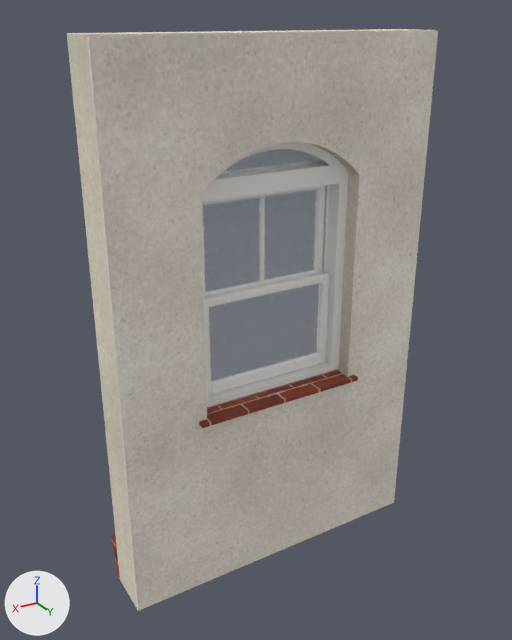
The glTF model kits/fabrica/pieces/o_u1_window.glb as it was, and as the next commit left it.
Camera for both pictures: a 50 mm camera at (2.05, 3.43, 3.03) aimed at (0.06, 0.1, 1.36). Lighting does not change. The marker at lower left points along +X, +Y and +Z. The older version comes first. Where no turn or scale is listed for an object, it has been applied to the vertices. Vertices at exactly the same position are counted once.

Names of what the first picture shows: 'o_u1_window_brick', 'o_u1_window_frame', 'o_u1_window_glass', 'o_u1_window_plaster', 'o_u1_window_sash', 'o_u1_window_trim'.
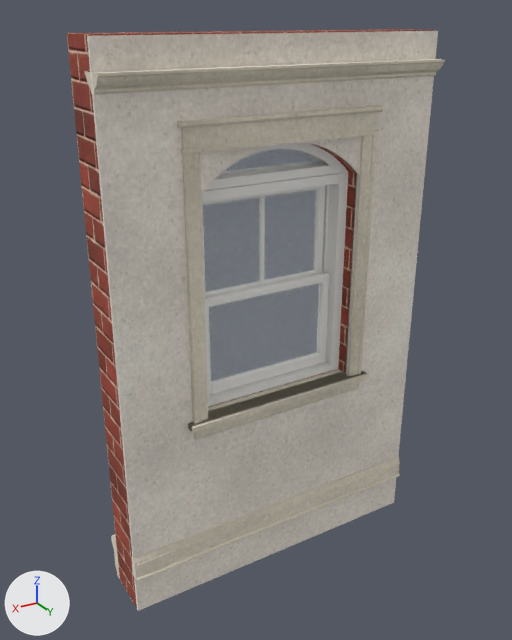
Boxes (x1, y1, x2, y2) around the edits, measured in the pictures (512 x 640 px):
'molduras', added: after (85, 59, 445, 582)
'o_u1_window_brick', surface changed: (67, 29, 436, 608) in both
'o_u1_window_trim', surface changed: (111, 534, 120, 579) in both
part 1 of me_o_u1_window_trim, recoloured: before (111, 371, 358, 579); after (111, 534, 120, 579)
'o_u1_window_sash', unchanged, covered by the edit: before (202, 185, 329, 396); after (202, 185, 325, 299)
'folha_sash', unchanged, uncovered by the edit: after (205, 273, 329, 396)

The change, as a list of edits to the scene's bpy script:
```text
Add img_image_12:
    img_image_12 = load_image('Image_12', '_unpacked/Image_12', 384, 384, 'sRGB')
Add img_image_15:
    img_image_15 = load_image('Image_15', '_unpacked/Image_15', 384, 384, 'Non-Color')
Add img_image_13:
    img_image_13 = load_image('Image_13', '_unpacked/Image_13', 384, 384, 'Non-Color')
Change mat_brick:
    where n2 = _N.new('ShaderNodeTexImage'); n2.name = 'Image Texture'
    n2.image: img_image_0 -> img_image_8
    where n5 = _N.new('ShaderNodeTexImage'); n5.name = 'Image Texture.001'
    n5.image: img_image_3 -> img_image_11
    where n7 = _N.new('ShaderNodeTexImage'); n7.name = 'Image Texture.002'
    n7.image: img_image_1 -> img_image_9
Change mat_trim:
    where n2 = _N.new('ShaderNodeTexImage'); n2.name = 'Image Texture'
    n2.image: img_image_8 -> img_image_12
    where n5 = _N.new('ShaderNodeTexImage'); n5.name = 'Image Texture.001'
    n5.image: img_image_11 -> img_image_15
    where n7 = _N.new('ShaderNodeTexImage'); n7.name = 'Image Texture.002'
    n7.image: img_image_9 -> img_image_13
Add mat_trim_001:
    mat_trim_001 = bpy.data.materials.new('trim.001')
    # uses the picture img_image_0
    # uses the picture img_image_1
    # uses the picture img_image_3
Change me_o_u1_window_trim:
    used by ob_o_u1_window_trim; location = (0.0, 0.0, 0.0)
    remove me_o_u1_window_trim.from_pydata(...)  # 148 vertices, 248 faces; spans x -1.0..1.0, y -0.09..0.34, z -0.25..2.71
    add me_o_u1_window_trim.from_pydata(...)  # 148 vertices, 244 faces; spans x -1.0..1.0, y -0.09..0.34, z -0.25..2.71
    me_o_u1_window_trim part 1: 244 faces spanning x -1.0..1.0, y -0.09..0.34, z -0.25..2.71 switch from mat_trim to mat_trim_001
    edits to the shape of me_o_u1_window_trim do not show in these pictures
Add me_molduras:
    me_molduras.from_pydata(...)  # 264 vertices, 456 faces; spans x -1.0..1.0, y 0.2..0.38, z 0.0..2.8
    me_molduras.materials.append(mat_trim)
Add ob_molduras:
    ob_molduras = bpy.data.objects.new('molduras', me_molduras)
    ob_molduras.location = (0.0, 0.0, 0.0)
```
